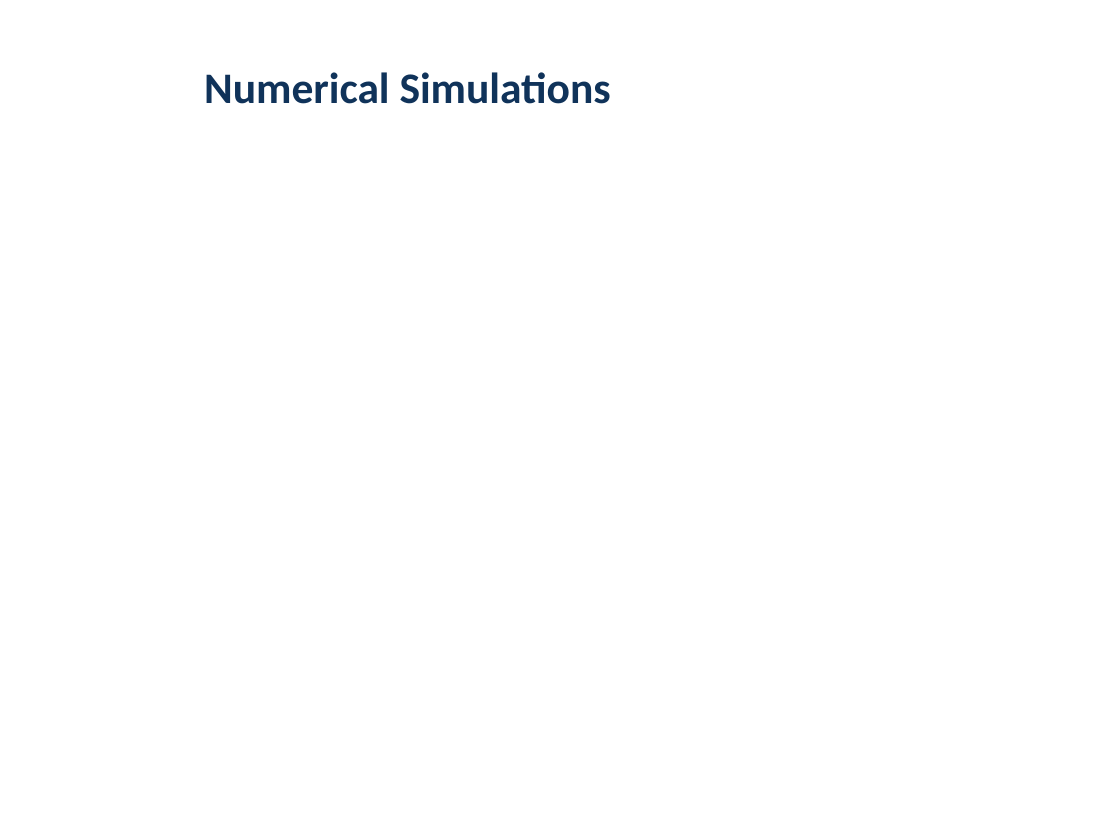
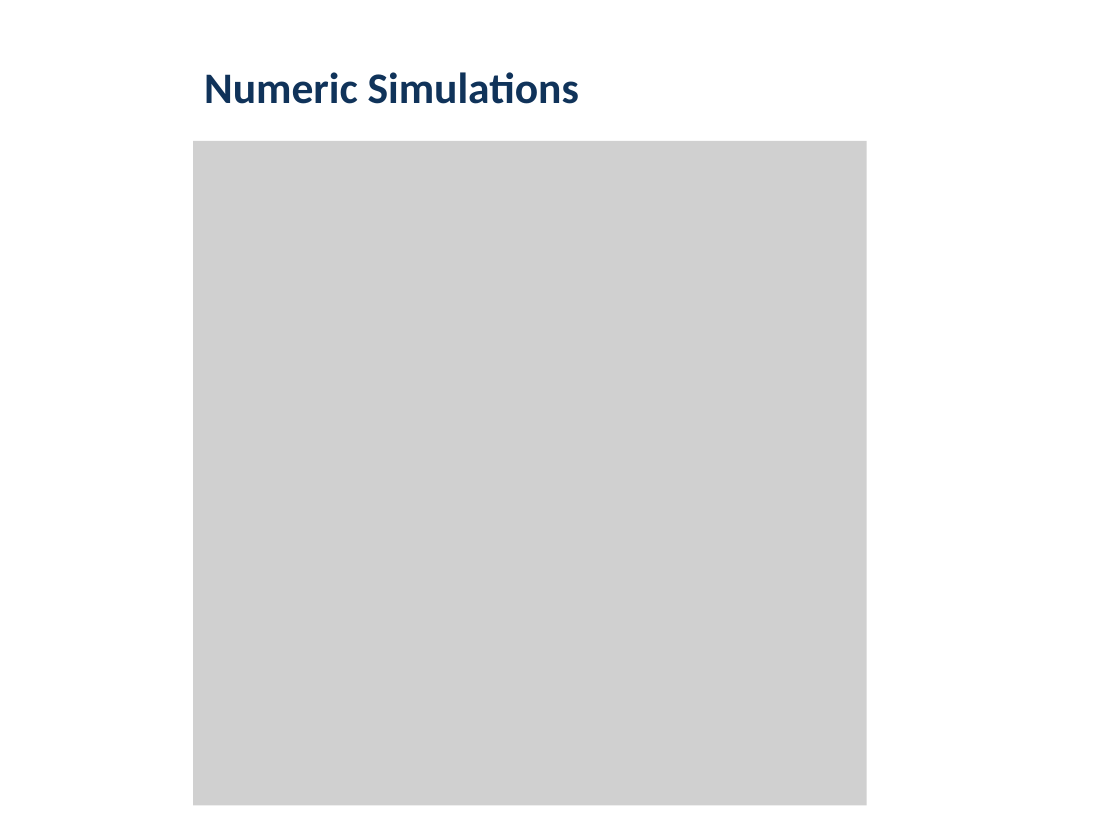
Before and after one commit to mbmartins/MATLABcodes, a slide deck: slide 10 of AMPS2019/AMPS-2019.pptx (slide 6 before the commit). Drawn at 1120x840 pixels with LibreOffice and Linux fonts; fonts in the diff are those of the drawing; grey boxes stand for pictures; background and template pictures are left out. Boxes give left, top, right and bottom in pixels: in the first picture for what was removed or moved away, otherwise in the second. Text is boxed around its words. In the diff, an @@ line names an element or a change of style, - is before the commit and + after.

```diff
--- a/AMPS2019/AMPS-2019.pptx
+++ b/AMPS2019/AMPS-2019.pptx
@@ text at bbox=[204, 72, 579, 104]: text changed @@
-Numerical Simulations
+Numeric Simulations
@@ picture added at bbox=[193, 141, 866, 805] @@
```
Also in this commit, not shown: 3 other slides changed, 11 slides added, 1 slide removed.
